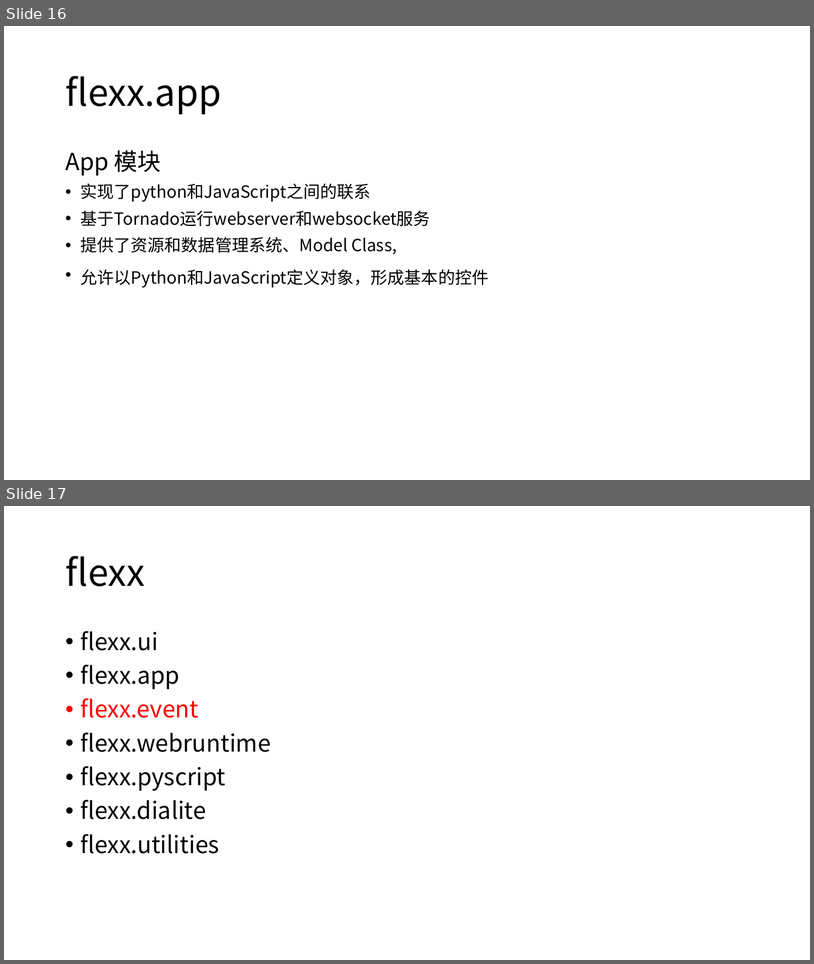
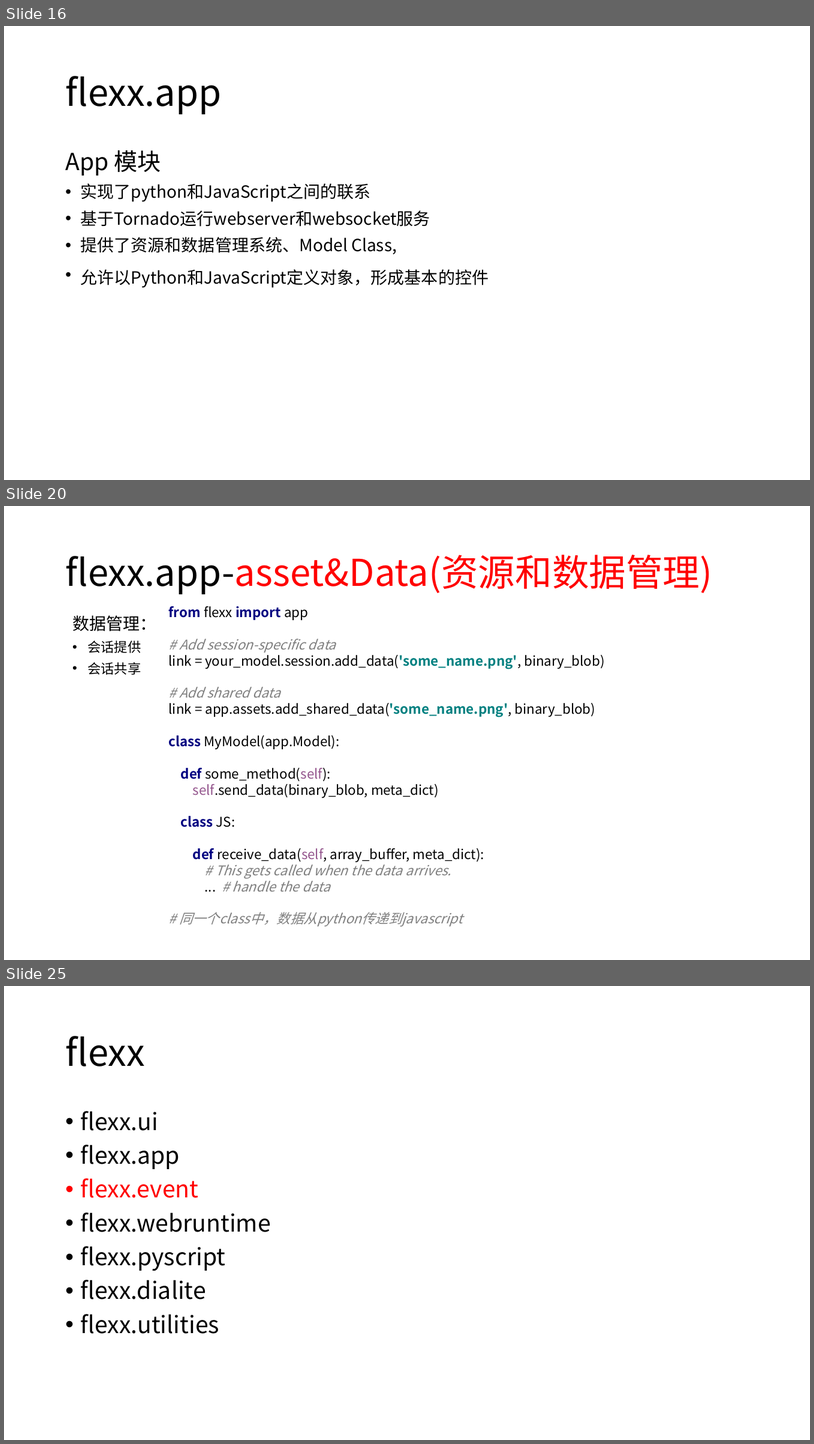
Before and after one commit to 260936767/UpdateServer, a slide deck: flexx_study/report for python&flexx.pptx. Shown one above the other, each under a label of ours: slides 16 and 17 before the commit, slides 16, 20 and 25 after it; the slides between them are not shown. The pictures are 814x964 and 814x1444 pixels, drawn with LibreOffice and Linux fonts; fonts in the diff are those of the drawing. Boxes give left, top, right and bottom in pixels: in the first picture for what was removed or moved away, otherwise in the second. Text is boxed around its words. In the diff, an @@ line names an element or a change of style, - is before the commit and + after.

```diff
--- a/flexx_study/report for python&flexx.pptx
+++ b/flexx_study/report for python&flexx.pptx
@@ slide 20 added at (x1=4, y1=506, x2=810, y2=960), background #FFFFFF @@
@@ title added at (x1=65, y1=555, x2=713, y2=594), 44 pt, text #FF0000 @@
+flexx.app-asset&Data(资源和数据管理)
@@ text added at (x1=169, y1=606, x2=605, y2=927), 16 pt, text #000000 @@
+from flexx import app
+# Add session-specific data
+link = your_model.session.add_data('some_name.png', binary_blob)
+# Add shared data
+link = app.assets.add_shared_data('some_name.png', binary_blob)
+class MyModel(app.Model):
+def some_method(self):
+self.send_data(binary_blob, meta_dict)
+class JS:
+def receive_data(self, array_buffer, meta_dict):
+# This gets called when the data arrives.
+... # handle the data
+# 同一个class中，数据从python传递到javascript
@@ text added at (x1=72, y1=615, x2=156, y2=675), 16 pt, text #000000 @@
+数据管理：
+• 会话提供
+• 会话共享
@@ what was slide 17 is now slide 25 @@
```
Also in this commit, not shown: 7 other slides added, 3 other files.
